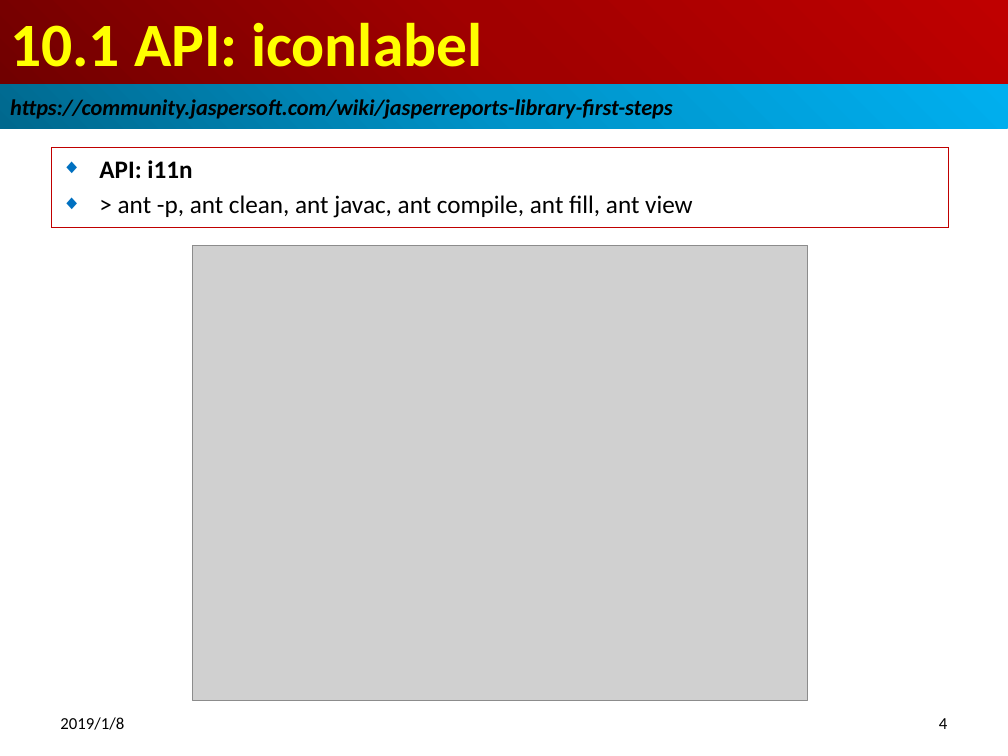
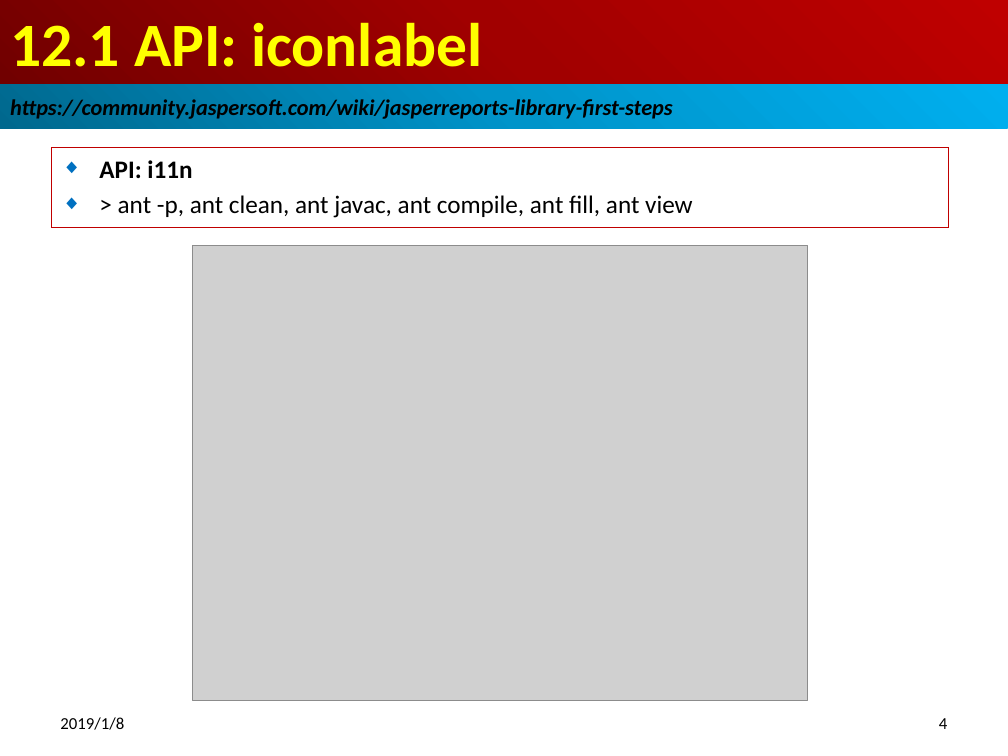
Before and after one commit to peterhchen/100-jasper-report-api-6.7.0, a slide deck: slide 4 of 15_Ch12_API_i.pptx. Drawn at 1008x756 pixels with LibreOffice and Linux fonts; fonts in the diff are those of the drawing; grey boxes stand for pictures. Boxes give left, top, right and bottom in pixels: in the first picture for what was removed or moved away, otherwise in the second. Text is boxed around its words. In the diff, an @@ line names an element or a change of style, - is before the commit and + after.

```diff
--- a/15_Ch12_API_i.pptx
+++ b/15_Ch12_API_i.pptx
@@ title at box(10, 22, 482, 67): text changed @@
-10.1 API: iconlabel
+12.1 API: iconlabel
```
Also in this commit, not shown: 5 other slides changed, 1 other file.
